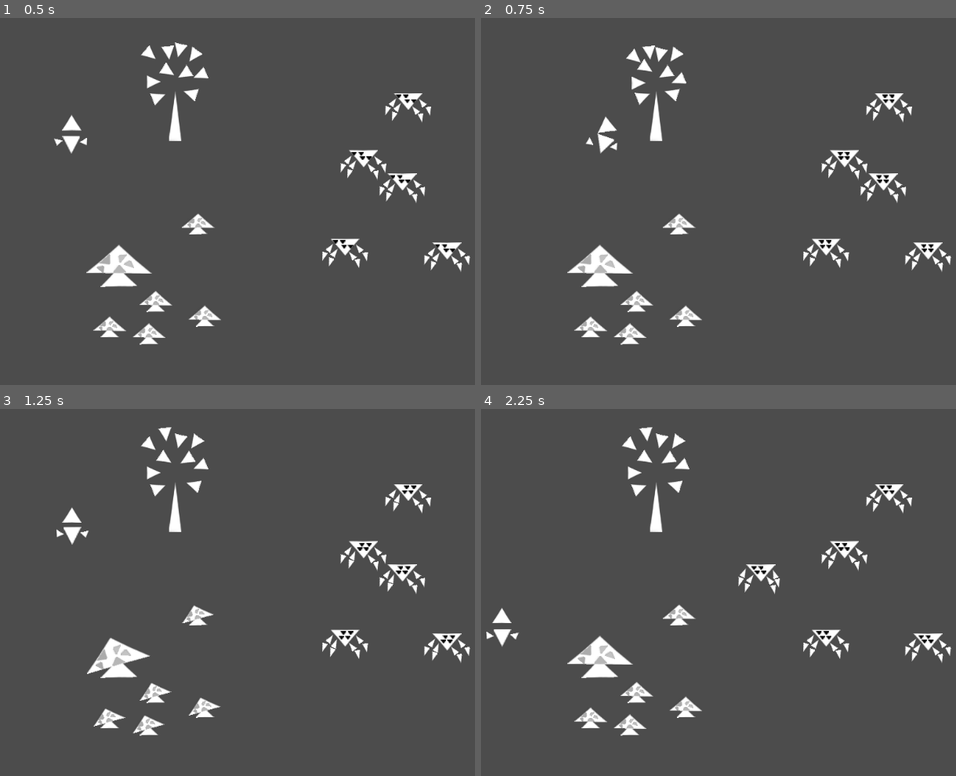
Above: before the commit, frames 1-4 (two rows, left to right).
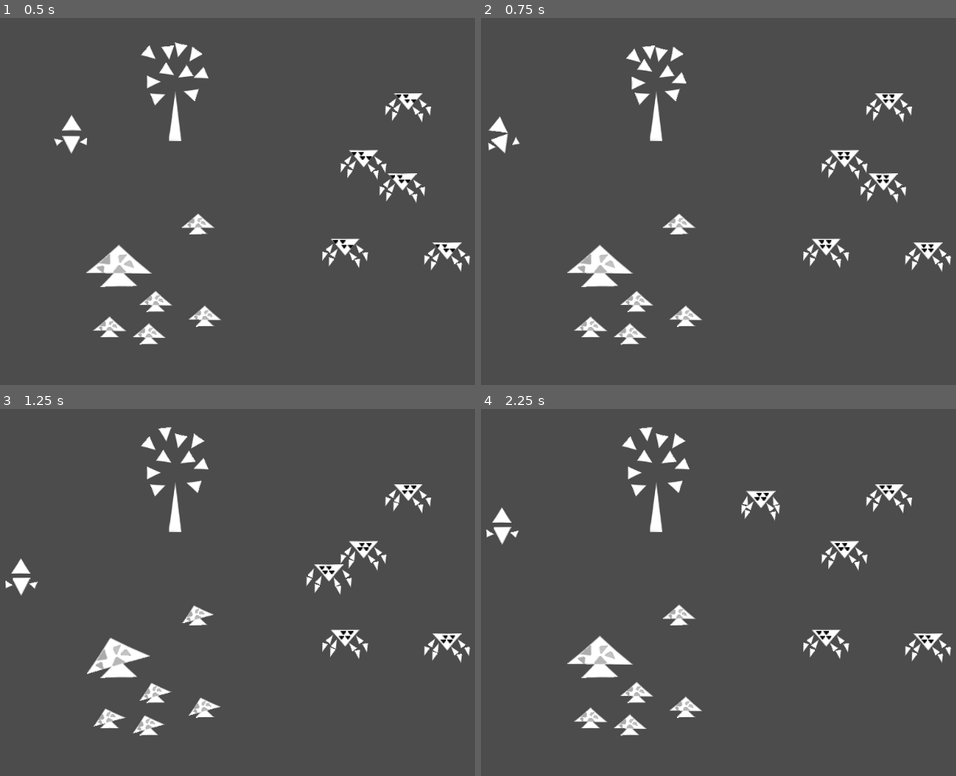
Above: after the commit, the same moments.

Repository: Mequam/Sound_Mess
Game: Godot game, scene res://test_2d_space.tscn
Two runs of this game, one before a commit and one after it. Both use one fixed random seed, a clock stepped at 60 frames per second and the inputs below.
Inputs (mouse positions are in pixels of both pictures, inside the frame that each line leads up to):
- Up to frame 1 (0.5 s): no input
- Up to frame 2 (0.75 s): move the mouse to (927, 183) at 0.52 s; tap 2 (NOTE_1) at 0.6 s
- Up to frame 3 (1.25 s): tap Space at 0.77 s; tap 3 (NOTE_2) at 0.8 s
- Up to frame 4 (2.25 s): move the mouse to (661, 610) at 1.27 s; tap 3 (NOTE_2) at 1.35 s; tap Space at 1.52 s; tap 4 (NOTE_3) at 1.55, 2.1 s; move the mouse to (851, 511) at 2.02 s

Frame 1 is identical in both runs. In frame 2, 0.5% of the frame differs, in the area x 1-29%, y 26-37%; in frame 3, 1.1%, in the area x 1-90%, y 26-51%; in frame 4, 1.1%.

Commit message:
mapped the movement to the player in such a way that diagonals mapp to major and minor chords this way we can subtly encourage them to change the mood by making them dodge in those directions

Diff:
--- a/player.gd
+++ b/player.gd
@@ -18,17 +18,17 @@
 #checks the inputs for the movement of the object
 func move_2d(delta):
 	var to_move = Vector2(0,0)
+	if (Input.is_action_just_pressed("NOTE_4")):
+		get_node("NotePlayer").play_note(4)
+		to_move.x += 1
 	if (Input.is_action_just_pressed("NOTE_1")):
 		get_node("NotePlayer").play_note(1)
-		to_move.x += 1
+		to_move.x -= 1
 	if (Input.is_action_just_pressed("NOTE_2")):
 		get_node("NotePlayer").play_note(2)
-		to_move.x -= 1
+		to_move.y += 1
 	if (Input.is_action_just_pressed("NOTE_3")):
 		get_node("NotePlayer").play_note(3)
-		to_move.y += 1
-	if (Input.is_action_just_pressed("NOTE_5")):
-		get_node("NotePlayer").play_note(5)
 		to_move.y -= 1
 	if (to_move != Vector2(0,0)):
 		var working_speed = speed
--- a/test_2d_space.gd
+++ b/test_2d_space.gd
@@ -15,6 +15,7 @@
 			beat = 0
 # Called when the node enters the scene tree for the first time.
 func _ready():
+	get_node("player/NotePlayer").mode = 1
 	get_node("SingingTree").song = [
 		[0,3],
 		[1,-1],
